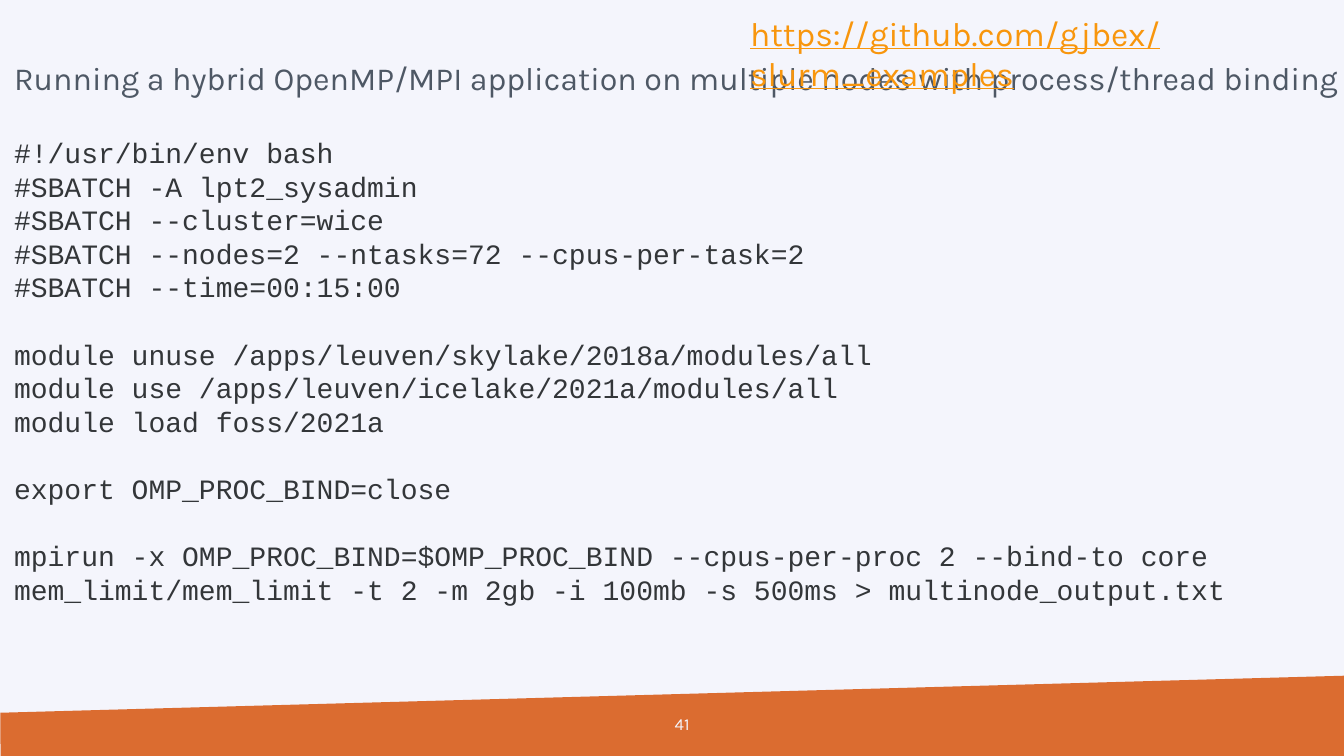
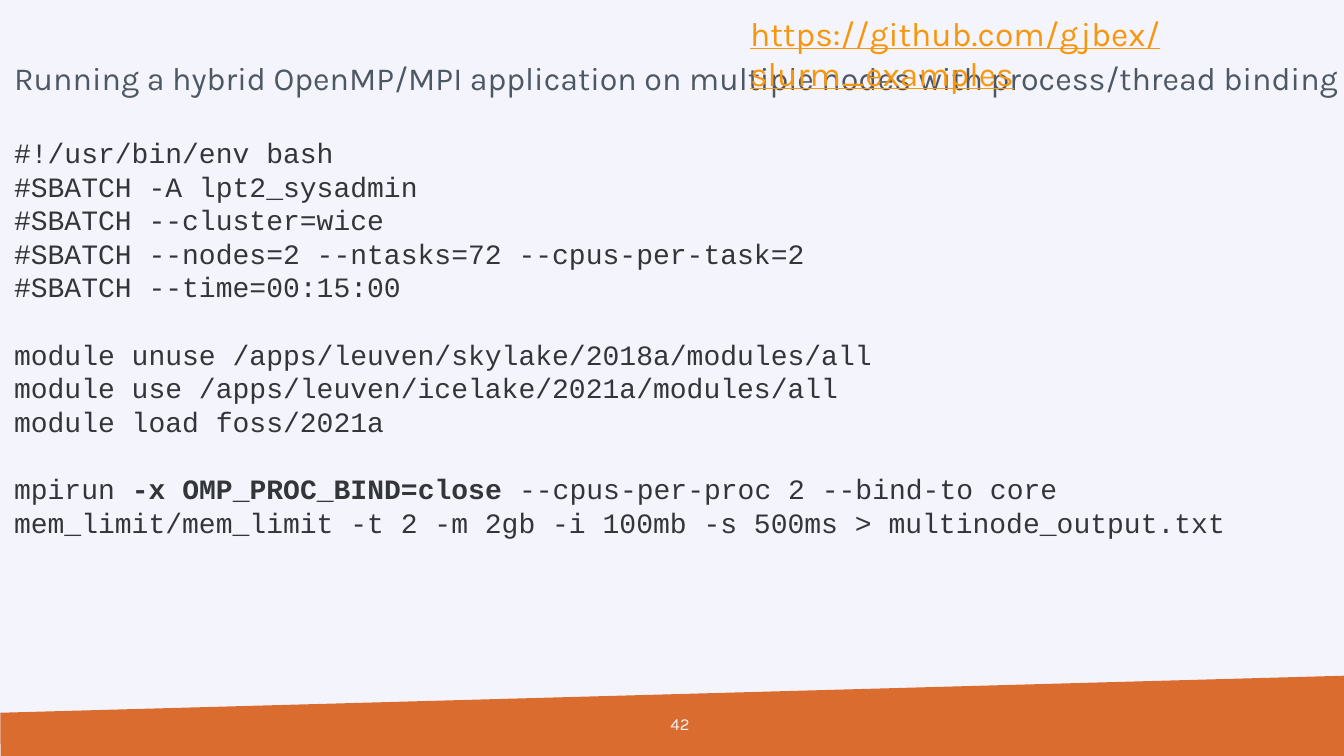
Before and after one commit to hpcleuven/Slurm-lunchbox, a slide deck: slide 42 of Slurm_Lunchbox.pptx (slide 41 before the commit). Drawn at 1344x756 pixels with LibreOffice and Linux fonts; fonts in the diff are those of the drawing; background and template pictures are left out. Boxes give left, top, right and bottom in pixels: in the first picture for what was removed or moved away, otherwise in the second. Text is boxed around its words. In the diff, an @@ line names an element or a change of style, - is before the commit and + after.

```diff
--- a/Slurm_Lunchbox.pptx
+++ b/Slurm_Lunchbox.pptx
@@ text at (x1=14, y1=479, x2=1225, y2=539): text changed @@
-export OMP_PROC_BIND=close
-mpirun -x OMP_PROC_BIND=$OMP_PROC_BIND --cpus-per-proc 2 --bind-to core mem_limit/mem_limit -t 2 -m 2gb -i 100mb -s 500ms > multinode_output.txt
+mpirun -x OMP_PROC_BIND=close --cpus-per-proc 2 --bind-to core mem_limit/mem_limit -t 2 -m 2gb -i 100mb -s 500ms > multinode_output.txt
@@ page number at (x1=670, y1=719, x2=689, y2=730): text changed @@
-41
+42
```
Also in this commit, not shown: 1 slide added.
